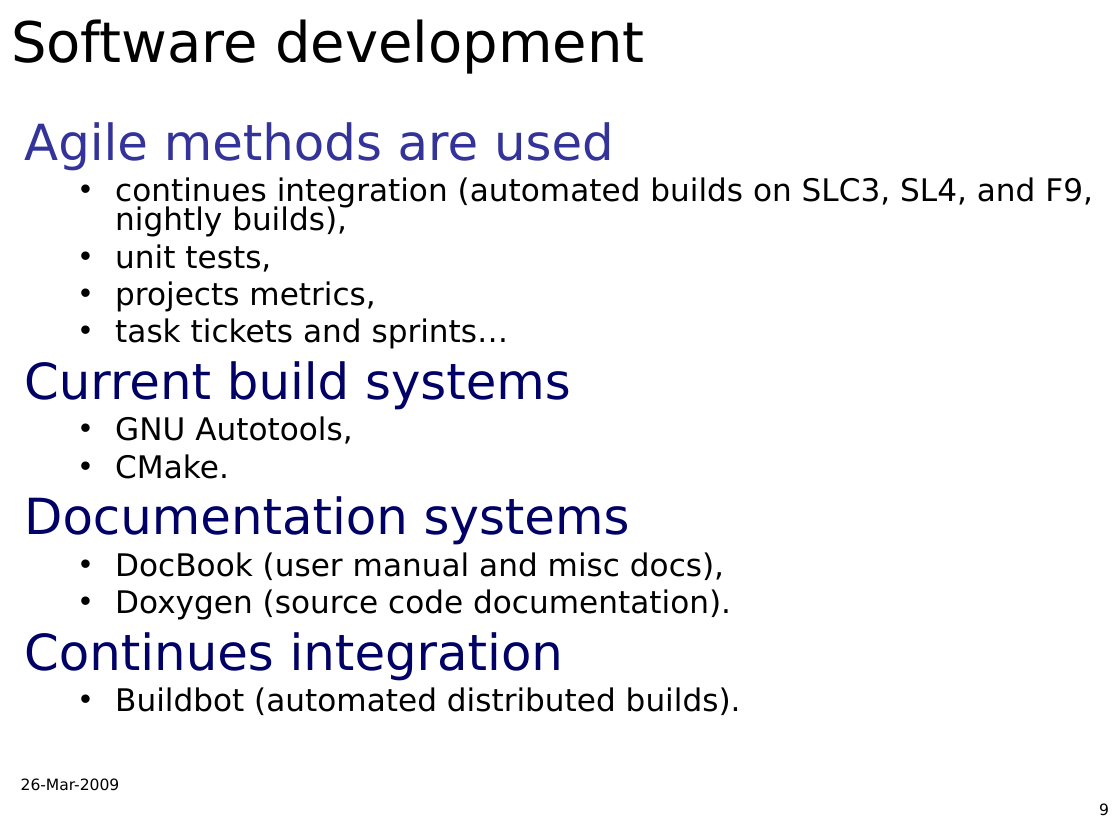
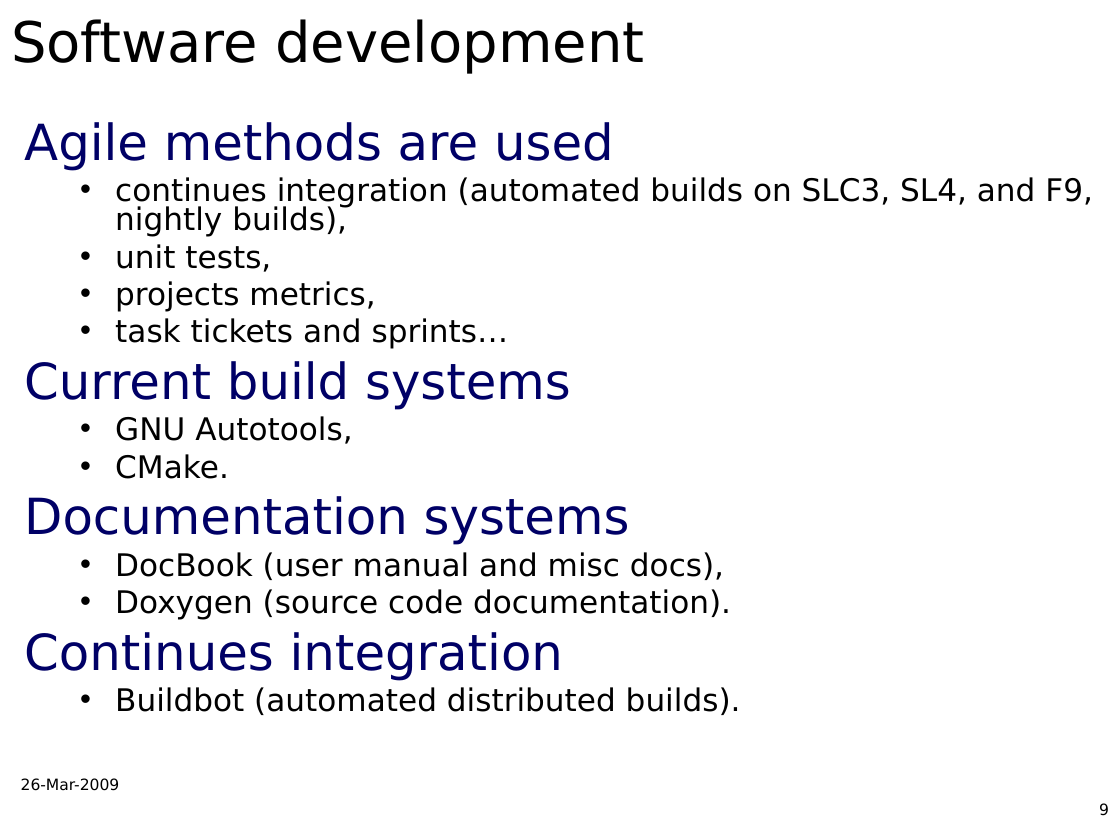
Before and after one commit to AnarManafov/PoDDocumentation, a slide deck: slide 9 of CHEP/CHEP2009/CHEP2009-PoD-AnarManafov.ppt. Drawn at 1120x840 pixels with LibreOffice and Linux fonts; fonts in the diff are those of the drawing; background and template pictures are left out. Boxes give left, top, right and bottom in pixels: in the first picture for what was removed or moved away, otherwise in the second. Text is boxed around its words. In the diff, an @@ line names an element or a change of style, - is before the commit and + after.

```diff
--- a/CHEP/CHEP2009/CHEP2009-PoD-AnarManafov.ppt
+++ b/CHEP/CHEP2009/CHEP2009-PoD-AnarManafov.ppt
@@ text at (24, 122, 614, 171): text colour #333399 to #000066 in "Agile methods are used" @@
```
Also in this commit, not shown: 1 other slide changed.
